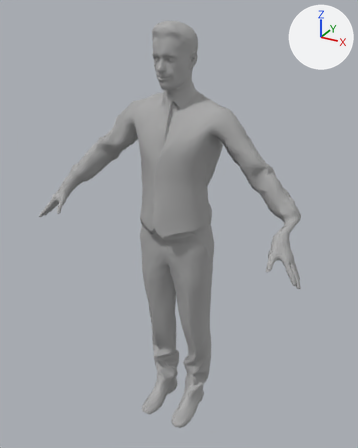
Two versions of the FBX model applications/media/whiteMan.fbx, one commit apart.
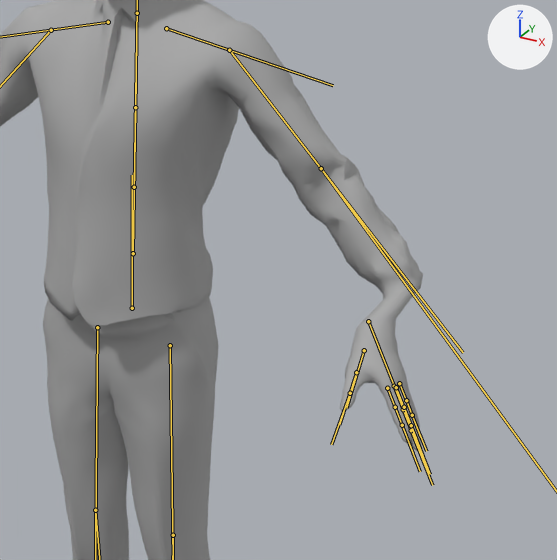
Each version is shown whole from a 50 mm camera at (0.92, -1.669, 1.778) aimed at (0.003, -0.001, 0.945), then close up on the part from 34% to 100% of the width and 22% to 75% of the height. Lighting does not change. The marker at upper right points along +X, +Y and +Z. Both versions are drawn at frame 1 of the action 'Take 001'; the numbers are the values there. The bones that bend it are drawn over the model as lines in the close-ups.

The first close-up shows 'rp_eric_rigged_001_geo'.
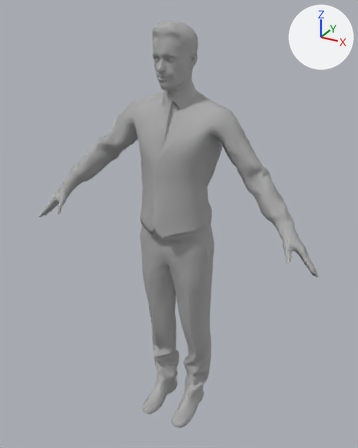
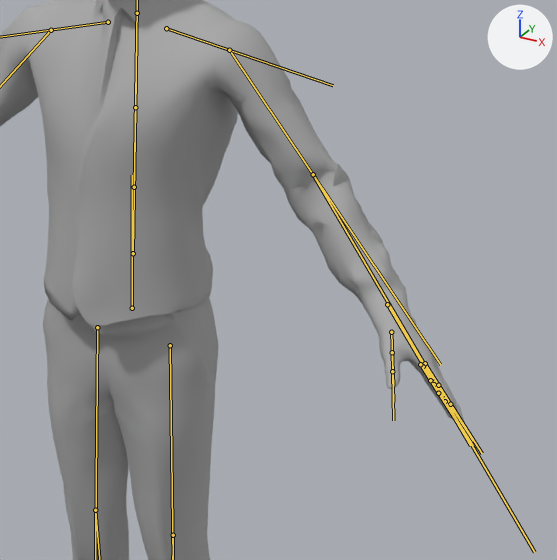
Location of each change, [x1, y1, x2, y2] in pixels of the close-ups (557 x 560 px):
'rp_eric_rigged_001_geo', posed
    before: [0, 0, 423, 560]
    after: [0, 0, 464, 560]
bone 'mixamorig:LeftArm', root to tip
    before: (229, 50) to (463, 352)
    after: (229, 50) to (440, 364)
bone 'mixamorig:LeftHand', root to tip
    before: (368, 321) to (429, 473)
    after: (387, 304) to (470, 445)

What changed in the scene script:
```text
Change bone_mixamorig_leftarm:
    where bone_mixamorig_leftarm = bpy.data.objects['Armature'].pose.bones['mixamorig:LeftArm']  # child of 'mixamorig:LeftShoulder'
    bone_mixamorig_leftarm.rotation_quaternion: (0.985, 0.086, -0.147, -0.008) -> (0.982, 0.122, -0.146, -0.011)  # degrees (10, -17, -2) -> degrees (15, -16, -3)
Change bone_mixamorig_leftforearm:
    where bone_mixamorig_leftforearm = bpy.data.objects['Armature'].pose.bones['mixamorig:LeftForeArm']  # child of 'mixamorig:LeftArm'
    bone_mixamorig_leftforearm.rotation_quaternion: (0.995, 0.017, -0.001, -0.101) -> (1.0, 0.018, -0.003, -0.02)  # degrees (2, 0, -12) -> degrees (2, 0, -2)
Change bone_mixamorig_lefthand:
    where bone_mixamorig_lefthand = bpy.data.objects['Armature'].pose.bones['mixamorig:LeftHand']  # child of 'mixamorig:LeftForeArm'
    bone_mixamorig_lefthand.location: (-2.6, -0.3, 3.0) -> (-1.2, -0.5, 0.1)
    bone_mixamorig_lefthand.rotation_quaternion: (0.99, 0.051, 0.123, 0.054) -> (0.995, -0.063, -0.066, -0.039)  # degrees (7, 14, 7) -> degrees (-7, -8, -4)
```
